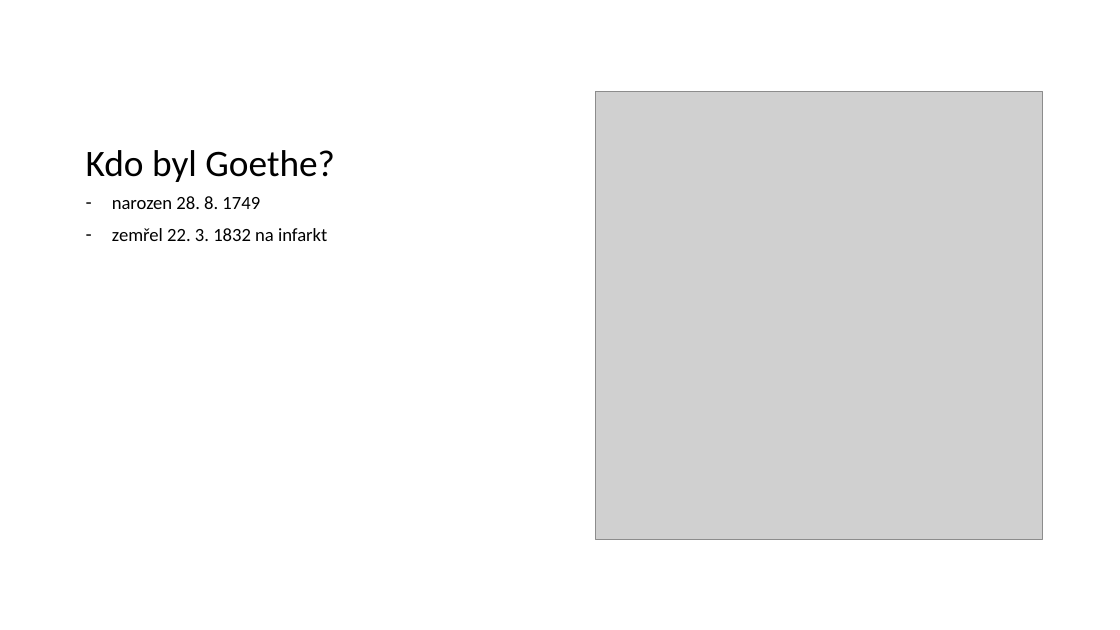
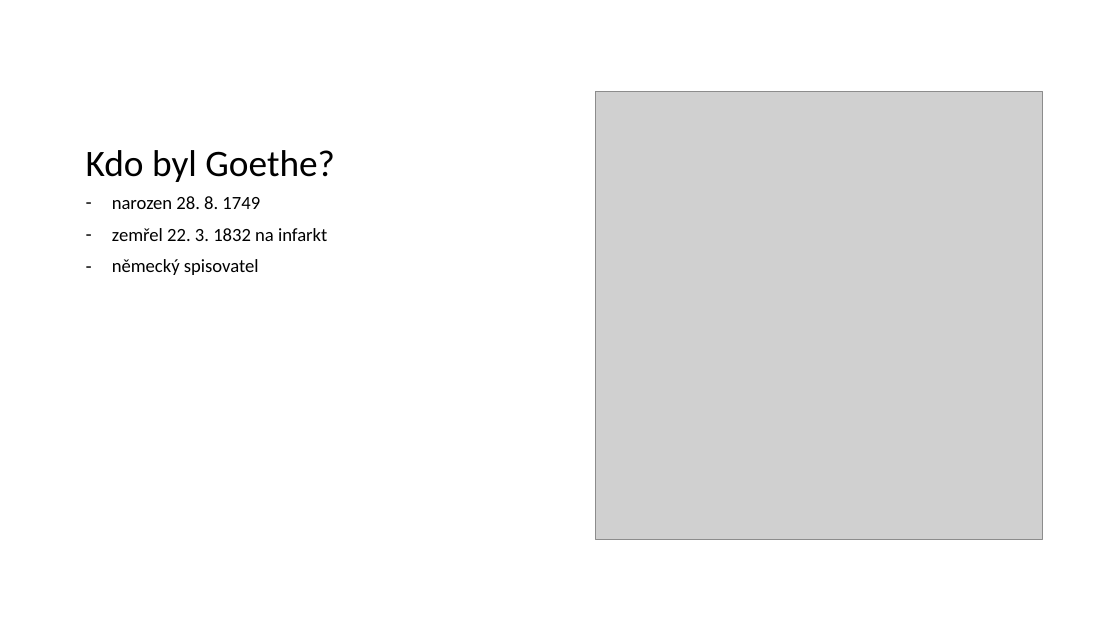
Before and after one commit to MikeOxlongfrfr/goethe, a slide deck: slide 2 of Johann Wolfgang von Goethe.pptx. Drawn at 1120x630 pixels with LibreOffice and Linux fonts; fonts in the diff are those of the drawing; grey boxes stand for pictures. Boxes give left, top, right and bottom in pixels: in the first picture for what was removed or moved away, otherwise in the second. Text is boxed around its words. In the diff, an @@ line names an element or a change of style, - is before the commit and + after.

Commit message:
ain't doing nothin' more yippeee

```diff
--- a/Johann Wolfgang von Goethe.pptx
+++ b/Johann Wolfgang von Goethe.pptx
@@ text at box(112, 259, 259, 275): paragraph added @@
+– německý spisovatel
```
